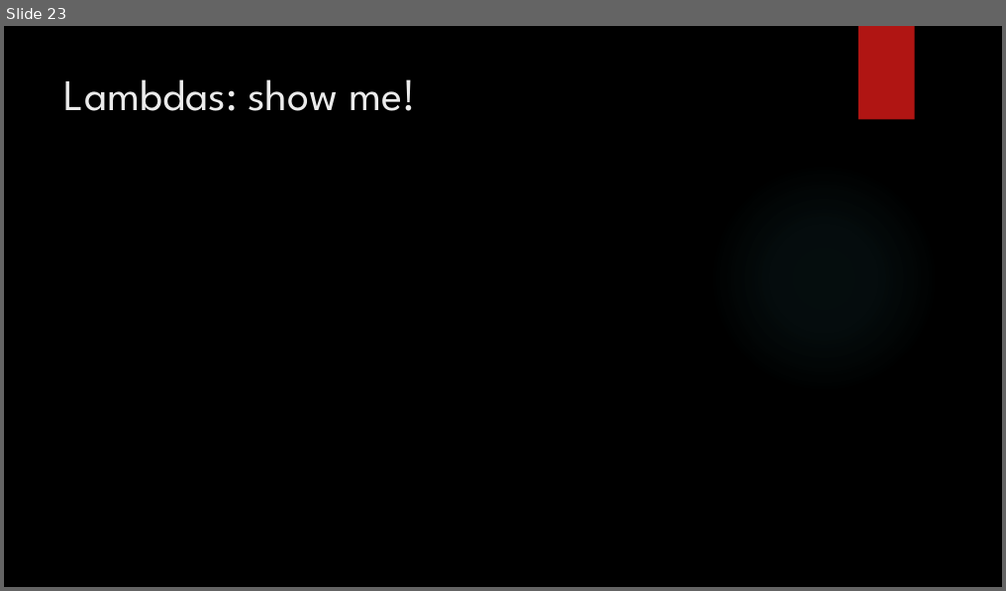
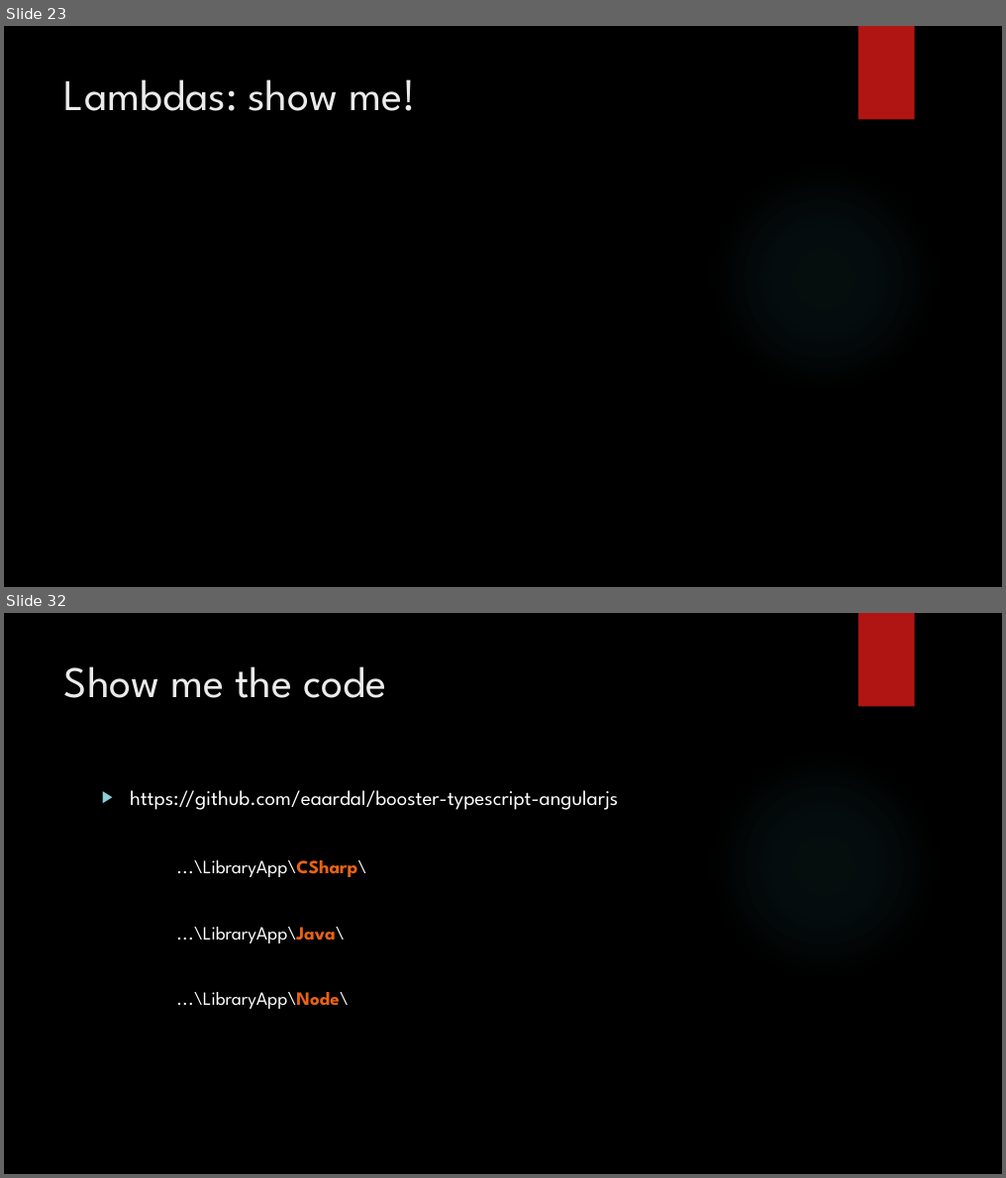
Before and after one commit to bouvet-openlab/typescript-angular-workshop, a slide deck: TypeScript.pptx. Shown one above the other, each under a label of ours: slide 23 before the commit, slides 23 and 32 after it; the slides between them are not shown. The pictures are 1006x591 and 1006x1178 pixels, drawn with LibreOffice and Linux fonts; fonts in the diff are those of the drawing; background and template pictures are left out. Boxes give left, top, right and bottom in pixels: in the first picture for what was removed or moved away, otherwise in the second. Text is boxed around its words. In the diff, an @@ line names an element or a change of style, - is before the commit and + after.

```diff
--- a/TypeScript.pptx
+++ b/TypeScript.pptx
@@ slide 32 added at [4, 613, 1002, 1174], background picture (left out); not listed: 2 template elements that a slide beside it also shows @@
@@ title added at [64, 666, 386, 698], 42 pt, text #EBEBEB @@
+Show me the code
@@ text added at [130, 790, 618, 1009], 18 pt, text #FFFFFF @@
+▶ https://github.com/eaardal/booster-typescript-angularjs
+  ...\LibraryApp\CSharp\
+  ...\LibraryApp\Java\
+  ...\LibraryApp\Node\
```
Also in this commit, not shown: 1 slide changed, 7 other slides added, 1 slide removed.
